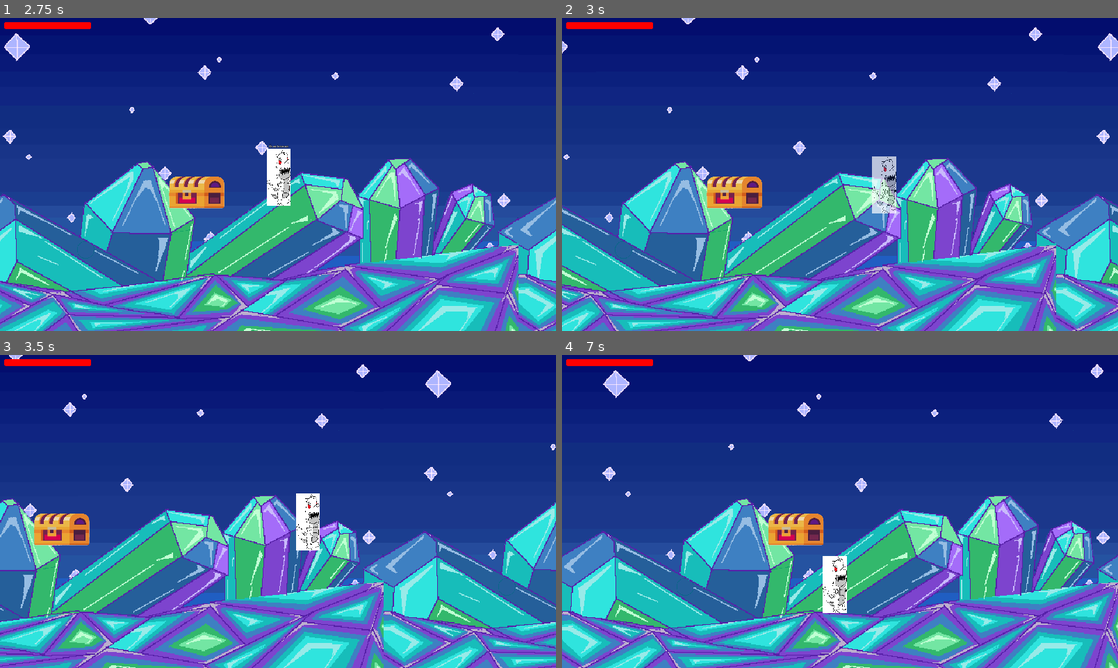
Above: before the commit, frames 1-4 (two rows, left to right).
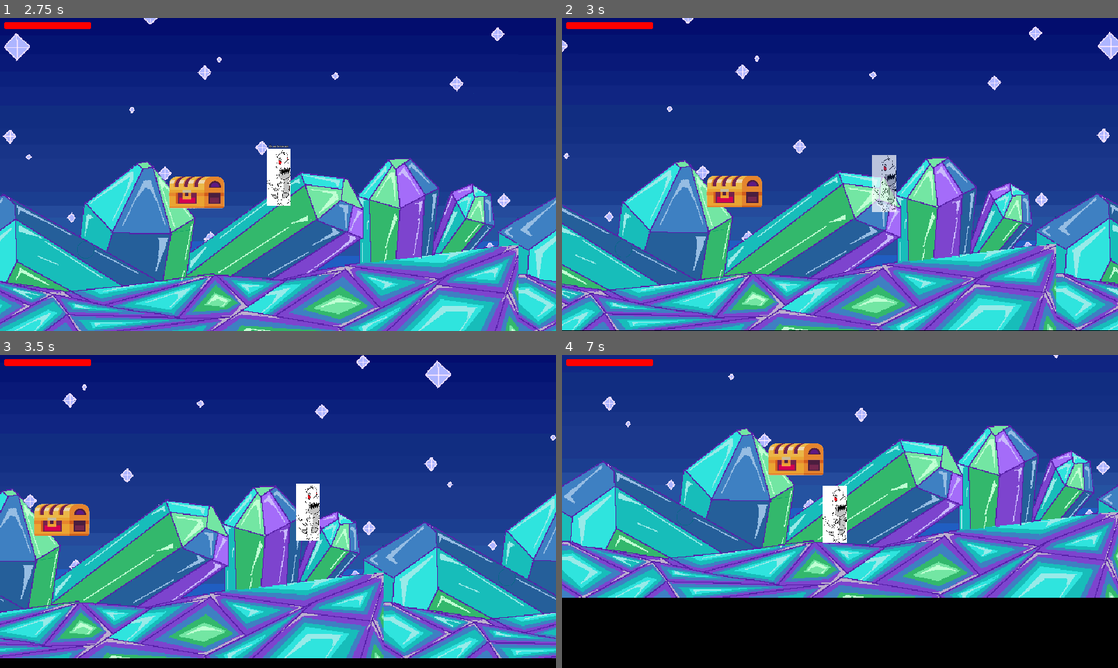
Above: after the commit, the same moments.

Repository: RandomlyZay/2025-game-jam
Game: Godot game, scene res://ui/menus/main_menu/main_menu.tscn
The game is run twice, just before and just after one commit, with the same random seed, the same clock (stepped at 60 frames per second) and the same inputs.
Inputs (mouse positions are in pixels of both pictures, inside the frame that each line leads up to):
- Up to frame 1 (2.75 s): click "PLAY" at 0.5 s; tap Enter (ui_accept) at 1.25, 1.52, 2.27 s; move the mouse to (400, 158) at 1.27 s; hold D (move_right) 1.28-2.03 s; tap Space (dash) at 1.35 s; click (400, 158) at 1.42 s; move the mouse to (166, 190) at 2.02 s; hold S (move_down) from 2.03 s (still down); tap E (interact) at 2.1 s
- Up to frame 2 (3 s): move the mouse to (895, 105) at 2.77 s; release S (move_down) at 2.78 s; hold D (move_right) from 2.78 s (still down); tap Space (dash) at 2.85 s
- Up to frame 3 (3.5 s): keep holding D (move_right)
- Up to frame 4 (7 s): move the mouse to (812, 574) at 3.52 s; release D (move_right) at 3.53 s; hold W (move_up) 3.53-4.28 s; tap E (interact) at 3.6, 5.1, 6.6 s; click (812, 574) at 3.67 s; tap Enter (ui_accept) at 3.77, 4.52, 5.27, 6.77 s; move the mouse to (1006, 558) at 4.27 s; hold A (move_left) 4.28-5.78 s; tap Space (dash) at 4.35, 5.85 s; move the mouse to (673, 464) at 5.02 s; move the mouse to (867, 511) at 5.77 s; hold S (move_down) 5.78-6.53 s; click (867, 511) at 5.92 s; move the mouse to (756, 433) at 6.52 s; hold D (move_right) from 6.53 s (still down)

Frame 1 is identical in both runs. In frame 2, 11% of the frame differs, in the area x 0-100%, y 0-100%; in frame 3, 34%; in frame 4, 73%.

Commit message:
Expanded Level 1

Diff:
--- a/stages/level1/level1.tscn
+++ b/stages/level1/level1.tscn
@@ -35,7 +35,7 @@
 
 [node name="BottomWall" type="CollisionPolygon2D" parent="LevelBounds"]
 build_mode = 1
-polygon = PackedVector2Array(0, 1080, 100000, 1080)
+polygon = PackedVector2Array(0, 1440, 100000, 1440)
 
 [node name="chest" parent="." instance=ExtResource("4_6ms3x")]
 position = Vector2(800, 630)
@@ -46,5 +46,5 @@
 [node name="Camera" type="Camera2D" parent="Player"]
 limit_left = 0
 limit_top = 0
-limit_bottom = 1080
+limit_bottom = 1440
 position_smoothing_enabled = true
